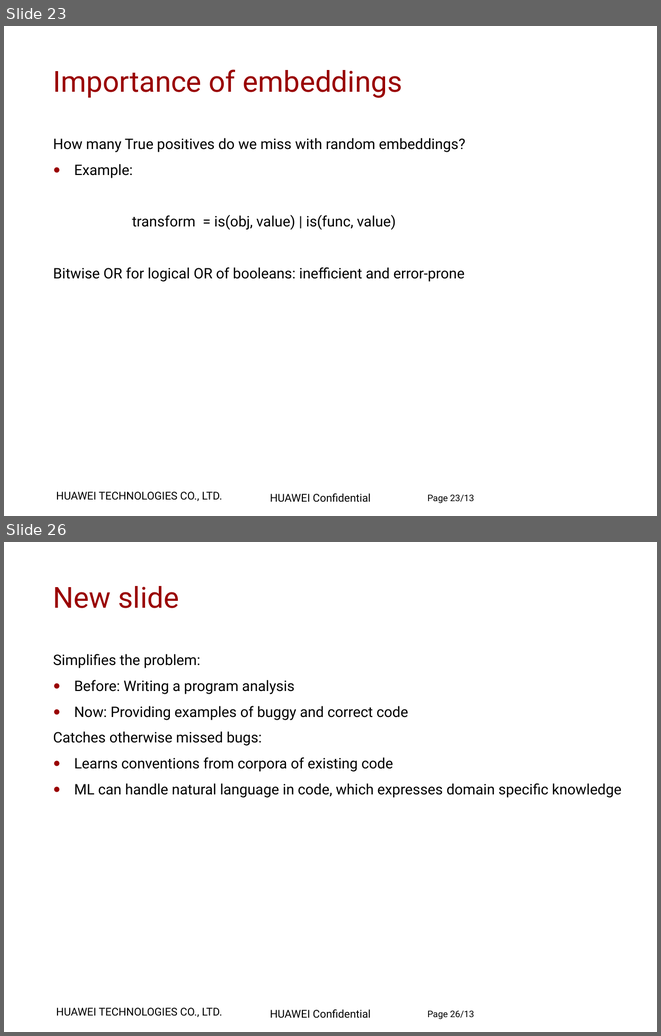
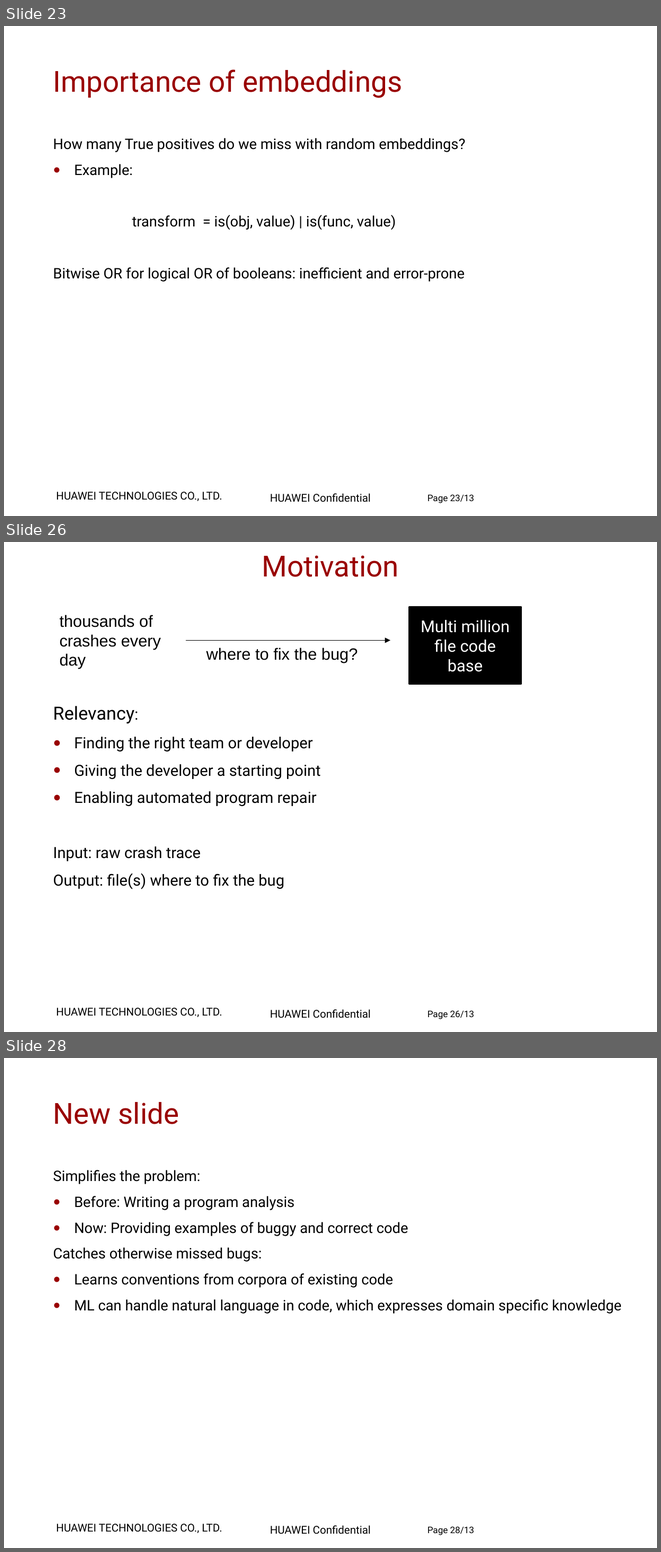
Before and after one commit to zuoqin/DeepBugs, a slide deck: materials/Project Presentation.pptx. Shown one above the other, each under a label of ours: slides 23 and 26 before the commit, slides 23, 26 and 28 after it; the slides between them are not shown. The pictures are 661x1036 and 661x1552 pixels, drawn with LibreOffice and Linux fonts; fonts in the diff are those of the drawing; background and template pictures are left out. Boxes give left, top, right and bottom in pixels: in the first picture for what was removed or moved away, otherwise in the second. Text is boxed around its words. In the diff, an @@ line names an element or a change of style, - is before the commit and + after.

```diff
--- a/materials/Project Presentation.pptx
+++ b/materials/Project Presentation.pptx
@@ slide 26 added at <box>4,542,657,1032</box>, background #FFFFFF; not listed: 2 template elements that a slide beside it also shows @@
@@ title added at <box>262,555,399,577</box>, 32 pt, text #990000 @@
+Motivation
@@ text added at <box>60,615,161,669</box>, 18 pt, text #000000 @@
+thousands of
+crashes every
+day
@@ rectangle added at <box>409,607,521,684</box>, fill #000000, outline #000000 2 pt, 18 pt, text #FFFFFF @@
+Multi million file code base
@@ arrow added from (185, 640) to (390, 640), #000000 0.75 pt @@
@@ text added at <box>206,647,358,662</box>, 18 pt, text #000000 @@
+where to fix the bug?
@@ text added at <box>53,706,321,889</box>, 17 pt, text #000000 @@
+Relevancy:
+● Finding the right team or developer
+● Giving the developer a starting point
+● Enabling automated program repair
+Input: raw crash trace
+Output: file(s) where to fix the bug
@@ page number added at <box>427,1010,474,1019</box>, 10 pt, text #000000 @@
+Page 26/13
@@ what was slide 26 is now slide 28 @@
@@ page number at <box>427,1526,474,1535</box>: text changed @@
-Page 26/13
+Page 28/13
```
Also in this commit, not shown: 1 slide changed, 1 other slide added, 1 other file.
